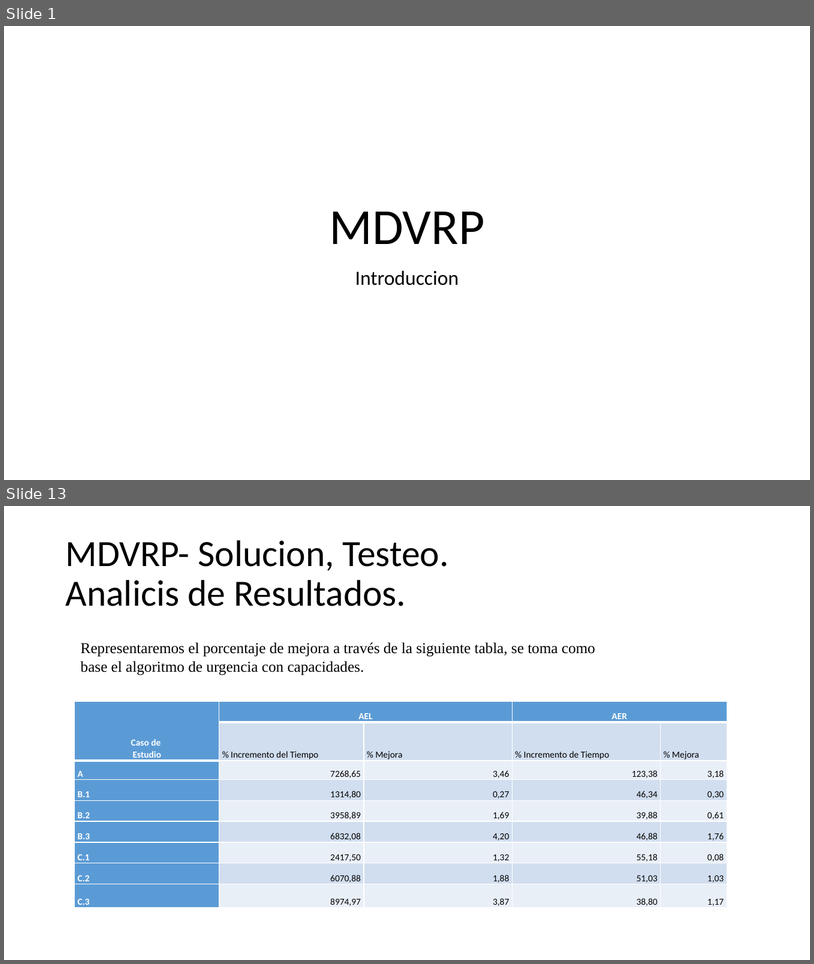
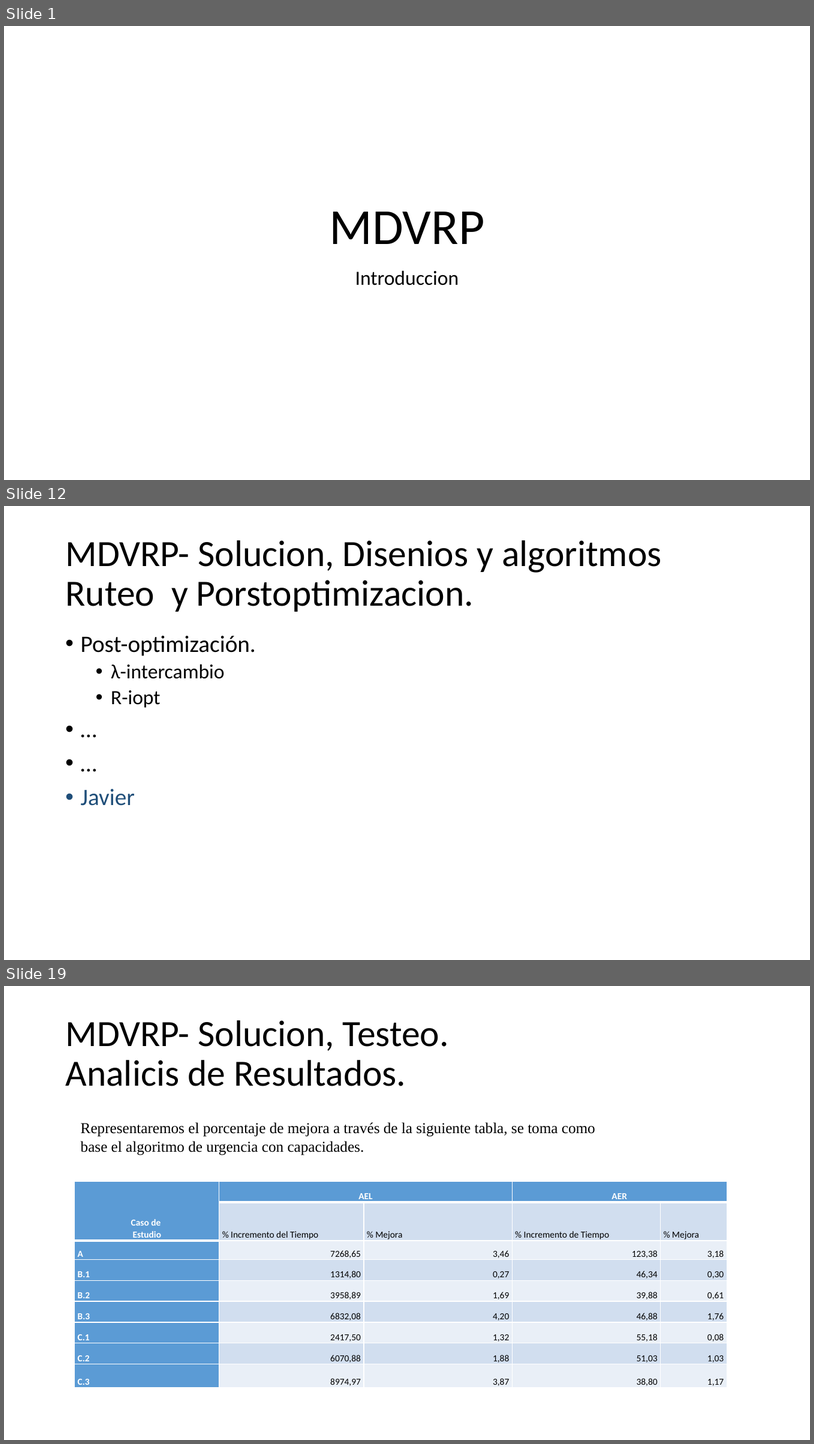
Before and after one commit to urubusale/proyvrp, a slide deck: Version/Documentación/MDVRP.pptx. Shown one above the other, each under a label of ours: slides 1 and 13 before the commit, slides 1, 12 and 19 after it; the slides between them are not shown. The pictures are 814x964 and 814x1444 pixels, drawn with LibreOffice and Linux fonts; fonts in the diff are those of the drawing. Boxes give left, top, right and bottom in pixels: in the first picture for what was removed or moved away, otherwise in the second. Text is boxed around its words. In the diff, an @@ line names an element or a change of style, - is before the commit and + after.

```diff
--- a/Version/Documentación/MDVRP.pptx
+++ b/Version/Documentación/MDVRP.pptx
@@ slide 12 added at box(4, 506, 810, 960), background #FFFFFF @@
@@ title added at box(65, 540, 662, 612), 44 pt, text #000000 @@
+MDVRP- Solucion, Disenios y algoritmos Ruteo y Porstoptimizacion.
@@ text added at box(81, 636, 256, 805), 28 pt, text #000000 @@
+• Post-optimización.
+  • λ-intercambio
+  • R-iopt
+• …
+• …
+• Javier
@@ what was slide 13 is now slide 19 @@
```
Also in this commit, not shown: 13 slides changed, 5 other slides added.
